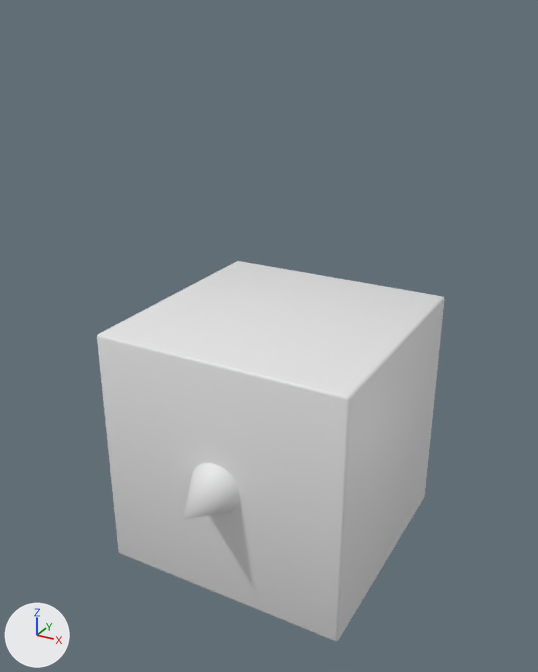
Renders of the FBX model Art/Character/SKM_BoxCharacter.fbx from each side of a commit.
Both versions are drawn from a camera (50 mm lens) standing at (0.752, -1.426, 1.25) and looking at (0.007, -0.072, 0.573). The lights are fixed; the arrows at lower left show +X, +Y and +Z. Where no turn or scale is listed for an object, it has been applied to the vertices.

In view in the first picture: 'SM_BoxCharacter'.
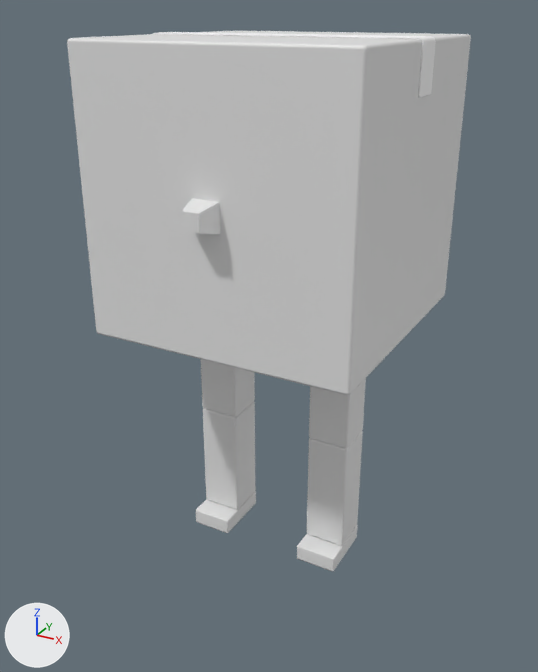
Boxes [x1, y1, x2, y2] around the edits, measured in the pictures (538 x 672 px):
'SM_BoxCharacter', reshaped, moved (16% wider, 42% taller)
    before: [97, 261, 445, 642]
    after: [67, 31, 471, 571]
part 1 of me_cone, added
    after: [153, 32, 436, 97]
part 2 of me_cone, added
    after: [307, 378, 366, 546]
part 3 of me_cone, added
    after: [201, 359, 256, 509]
part 4 of me_cone, added
    after: [297, 525, 358, 571]
part 5 of me_cone, added
    after: [196, 491, 256, 533]
part 6 of me_cone, deleted
    before: [183, 463, 240, 519]
part 7 of me_cone, added
    after: [182, 198, 220, 234]

The change in detail:
Material 'MI_Tape' (mat_mi_tape) is new.
Its base color is (1.0, 1.0, 1.0) (white #ffffff).
Material 'MI_Box' (mat_mi_box) is new.
Its base color is (0.8, 0.8, 0.8) (white #e7e7e7).
me_cone is used by ob_sm_boxcharacter; location (0.0, 0.0, 0.0).
Verts and faces of me_cone; kept vertices keep their numbers, new ones are numbered from 89.
me_cone had 89 vertices, 87 faces and spanned x -0.3..0.3, y -0.423..0.3, z 0.0..0.6.
me_cone now has 536 vertices, 512 faces and spans x -0.303..0.303, y -0.35..0.3, z -0.6..0.603.
me_cone part 1: a new loose piece of 120 vertices spanning x -0.303..0.303, y -0.035..0.035, z 0.5..0.603, in mat_mi_tape (white #ffffff).
me_cone part 2: a new loose piece of 108 vertices spanning x 0.1..0.2, y -0.05..0.05, z -0.56..0.07, in mat_mi_box (white #e7e7e7).
me_cone part 3: a new loose piece of 108 vertices spanning x -0.2..-0.1, y -0.05..0.05, z -0.56..0.07, in mat_mi_box (white #e7e7e7).
me_cone part 4: a new loose piece of 68 vertices spanning x 0.1..0.2, y -0.1..0.05, z -0.6..-0.56, in mat_mi_box (white #e7e7e7).
me_cone part 5: a new loose piece of 68 vertices spanning x -0.2..-0.1, y -0.1..0.05, z -0.6..-0.56, in mat_mi_box (white #e7e7e7).
me_cone part 6: the loose piece of 33 vertices spanning x -0.069..0.069, y -0.423..-0.286, z 0.231..0.369 is deleted.
Part 7, on me_cone:
New vertex 89 is at (-0.018, -0.35, 0.282), pixel (182, 230).
New vertex 90 is at (-0.018, -0.35, 0.318), pixel (181, 211).
New vertex 91 is at (-0.03, -0.3, 0.27).
New vertex 92 is at (-0.03, -0.3, 0.33), pixel (191, 198).
New vertex 93 is at (0.018, -0.35, 0.282), pixel (199, 233).
New vertex 94 is at (0.018, -0.35, 0.318), pixel (198, 213).
New vertex 95 is at (0.03, -0.3, 0.27), pixel (220, 234).
New vertex 96 is at (0.03, -0.3, 0.33), pixel (219, 201).
New faces: (89, 90, 92, 91), (91, 92, 96, 95), (93, 95, 96, 94), (89, 93, 94, 90), (89, 91, 95, 93), (90, 94, 96, 92) (mat_mi_box (white #e7e7e7)).
me_cone now uses material mat_mi_box (white #e7e7e7).
me_cone now uses material mat_mi_tape (white #ffffff).
Object 'SM_BoxCharacter' (ob_sm_boxcharacter) moves from (0.0, 0.0, 0.0) to (0.0, 0.0, 0.6).
